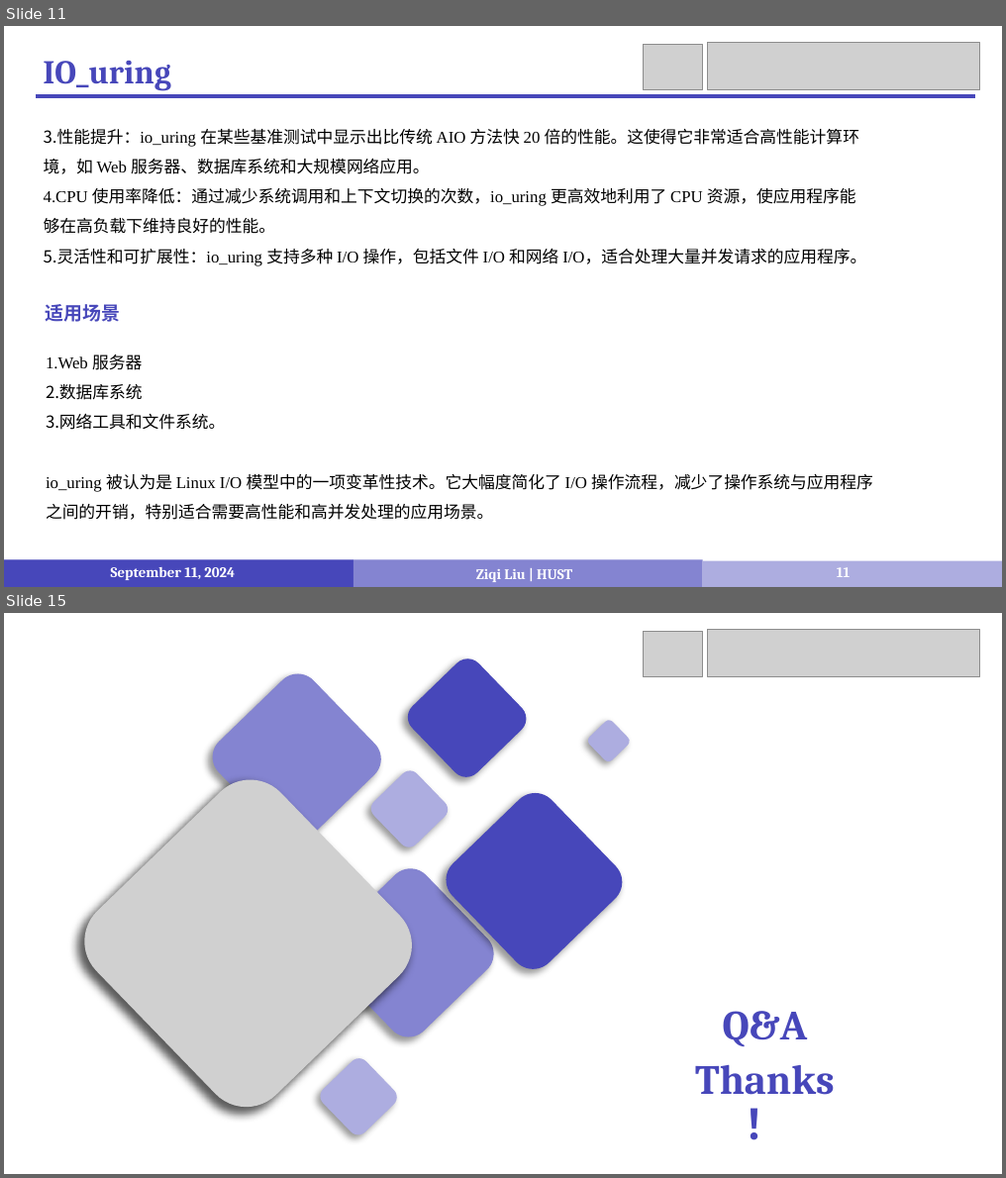
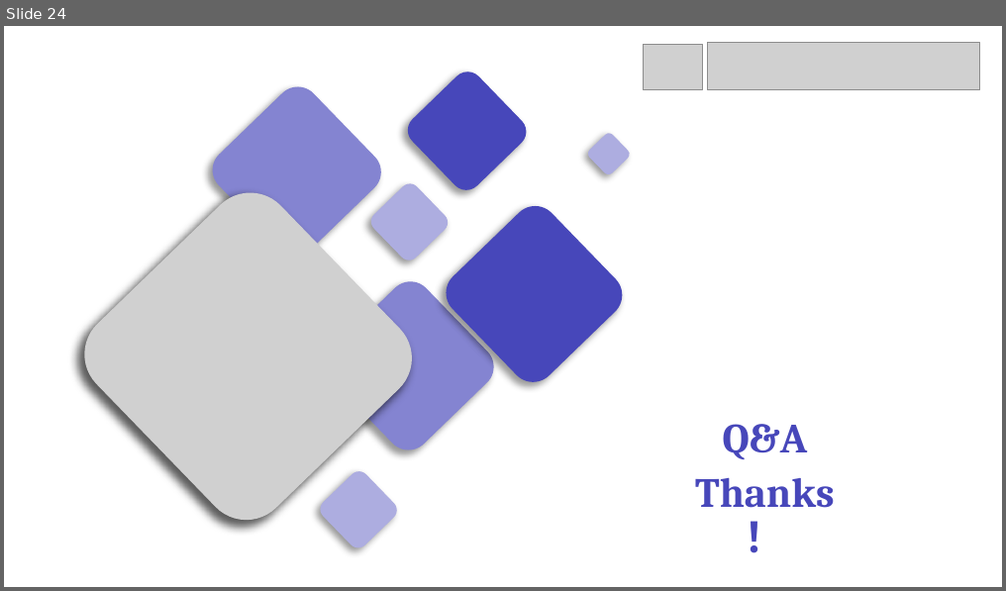
Before and after one commit to LiuziqiOvO/md, a slide deck: 4_Paper/报告/12_OmniCache.pptx. Shown one above the other, each under a label of ours: slides 11 and 15 before the commit, slide 24 after it; the slides between them are not shown. The pictures are 1006x1178 and 1006x591 pixels, drawn with LibreOffice and Linux fonts; fonts in the diff are those of the drawing; grey boxes stand for pictures. Boxes give left, top, right and bottom in pixels: in the first picture for what was removed or moved away, otherwise in the second. Text is boxed around its words. In the diff, an @@ line names an element or a change of style, - is before the commit and + after.

```diff
--- a/4_Paper/报告/12_OmniCache.pptx
+++ b/4_Paper/报告/12_OmniCache.pptx
@@ slide 11 removed at (4,26,1002,587), background #FFFFFF @@
@@ picture removed at (643,44,703,89) @@
@@ picture removed at (708,43,979,89) @@
@@ text removed at (43,61,171,91) @@
-IO_uring
@@ line removed from (36, 96) to (976, 96) @@
@@ text removed at (44,129,866,267) @@
-3. 性能提升：io_uring 在某些基准测试中显示出比传统 AIO 方法快 20 倍的性能。这使得它非常适合高性能计算环境，如 Web 服务器、数据库系统和大规模网络应用。
-4. CPU 使用率降低：通过减少系统调用和上下文切换的次数，io_uring 更高效地利用了 CPU 资源，使应用程序能够在高负载下维持良好的性能。
-5. 灵活性和可扩展性：io_uring 支持多种 I/O 操作，包括文件 I/O 和网络 I/O，适合处理大量并发请求的应用程序。
@@ text removed at (46,304,121,322) @@
-适用场景
@@ text removed at (46,355,873,520) @@
-1. Web 服务器
-2. 数据库系统
-3. 网络工具和文件系统。
-io_uring 被认为是 Linux I/O 模型中的一项变革性技术。它大幅度简化了 I/O 操作流程，减少了操作系统与应用程序之间的开销，特别适合需要高性能和高并发处理的应用场景。
@@ rectangle removed at (4,560,353,587) @@
@@ rectangle removed at (353,560,703,587) @@
@@ text removed at (111,568,235,580) @@
-September 11, 2024
@@ text removed at (476,570,572,582) @@
-Ziqi Liu | HUST
@@ rectangle removed at (703,562,1002,587) @@
@@ page number removed at (837,568,849,577) @@
-11
@@ what was slide 15 is now slide 24 @@
```
Also in this commit, not shown: 8 slides changed, 15 slides added, 5 other slides removed, 5 other files.
